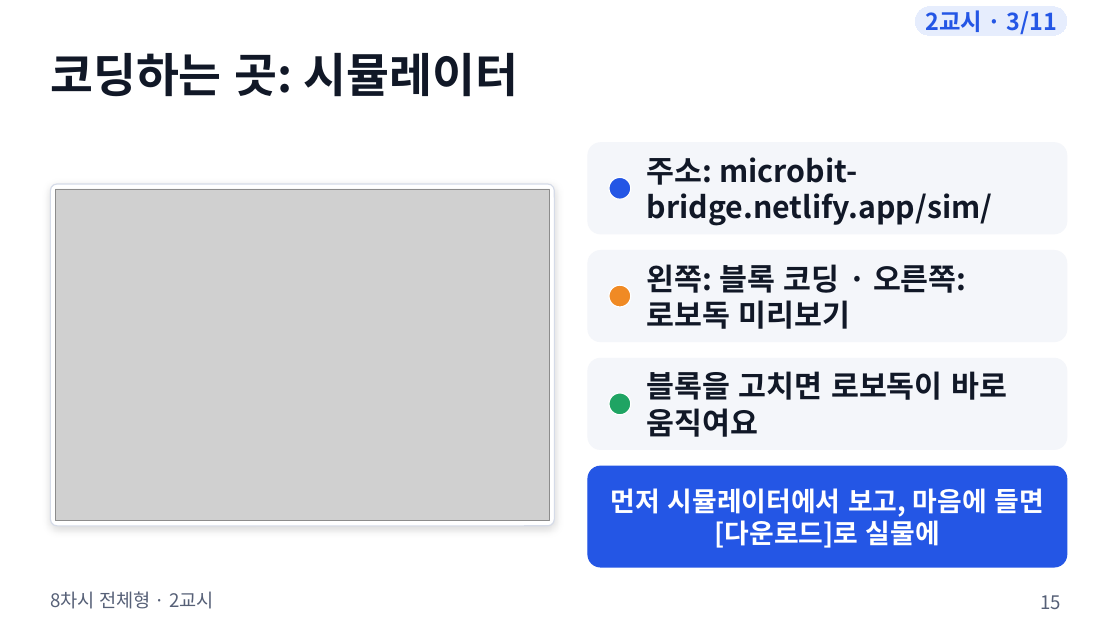
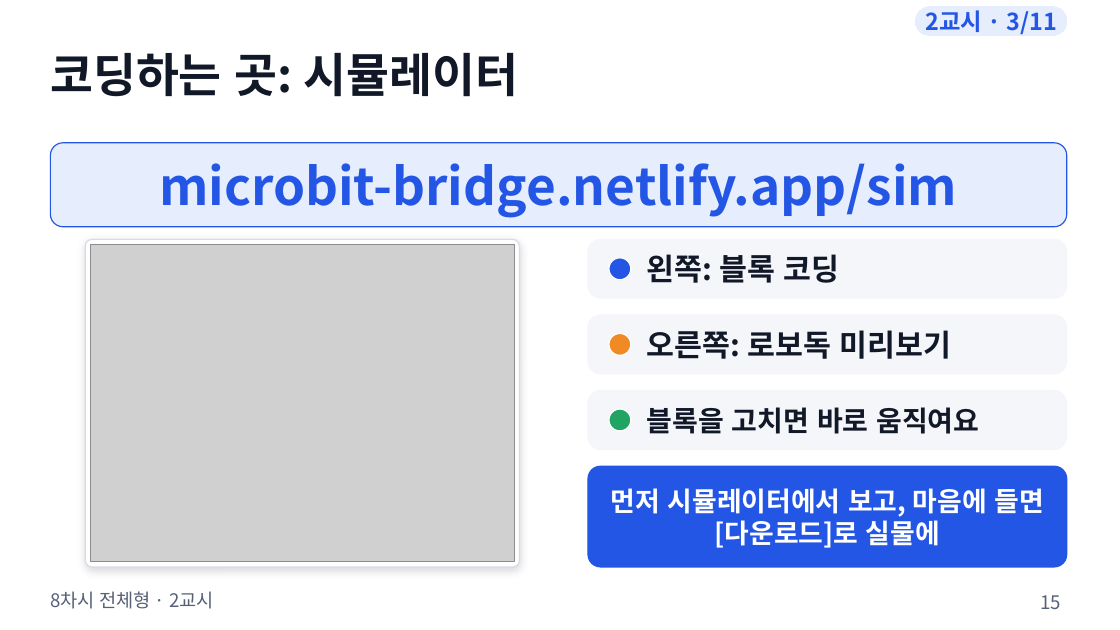
Before and after one commit to boundaryx01-uniquelife/microbit, a slide deck: slide 15 of materials/8차시_전체형/8차시_수업슬라이드.pptx. Drawn at 1120x630 pixels with LibreOffice and Linux fonts; fonts in the diff are those of the drawing; grey boxes stand for pictures. Boxes give left, top, right and bottom in pixels: in the first picture for what was removed or moved away, otherwise in the second. Text is boxed around its words. In the diff, an @@ line names an element or a change of style, - is before the commit and + after.

```diff
--- a/materials/8차시_전체형/8차시_수업슬라이드.pptx
+++ b/materials/8차시_전체형/8차시_수업슬라이드.pptx
@@ rounded rectangle added at bbox=[50, 143, 1067, 227], fill #E6EDFD, outline #2456E5 1 pt @@
@@ text at bbox=[159, 163, 957, 218]: text changed; size 26 to 44 pt; text colour #111827 to #2456E5 @@
-주소: microbit-bridge.netlify.app/sim/
+microbit-bridge.netlify.app/sim
@@ rounded rectangle: place and size @@
-rounded rectangle at bbox=[50, 184, 555, 526]
+rounded rectangle at bbox=[85, 239, 519, 567]
@@ rounded rectangle: place and size @@
-rounded rectangle at bbox=[588, 250, 1067, 341]
+rounded rectangle at bbox=[588, 239, 1067, 298]
@@ picture: place and size @@
-picture at bbox=[55, 189, 549, 521]
+picture at bbox=[90, 245, 514, 562]
@@ ellipse: place and size @@
-ellipse at bbox=[609, 177, 631, 199]
+ellipse at bbox=[609, 258, 631, 280]
@@ text added at bbox=[647, 254, 840, 283], 26 pt, text #111827, bold @@
+왼쪽: 블록 코딩
@@ proportions changed in 4 elements at bbox=[588, 391, 1067, 450], bbox=[588, 239, 1067, 298], bbox=[85, 239, 519, 567], bbox=[588, 315, 1067, 374] @@
@@ rounded rectangle: place and size @@
-rounded rectangle at bbox=[588, 143, 1067, 234]
+rounded rectangle at bbox=[588, 315, 1067, 374]
@@ ellipse: place and size @@
-ellipse at bbox=[609, 286, 631, 308]
+ellipse at bbox=[609, 334, 631, 355]
@@ text at bbox=[647, 330, 952, 359]: text changed @@
-왼쪽: 블록 코딩 · 오른쪽: 로보독 미리보기
+오른쪽: 로보독 미리보기
@@ rounded rectangle: place and size @@
-rounded rectangle at bbox=[588, 359, 1067, 450]
+rounded rectangle at bbox=[588, 391, 1067, 450]
@@ ellipse: place and size @@
-ellipse at bbox=[609, 393, 631, 415]
+ellipse at bbox=[609, 409, 631, 431]
@@ text at bbox=[647, 407, 979, 434]: text changed; size 26 to 24 pt @@
-블록을 고치면 로보독이 바로 움직여요
+블록을 고치면 바로 움직여요
```
Also in this commit, not shown: 10 other slides changed, 11 other files.
